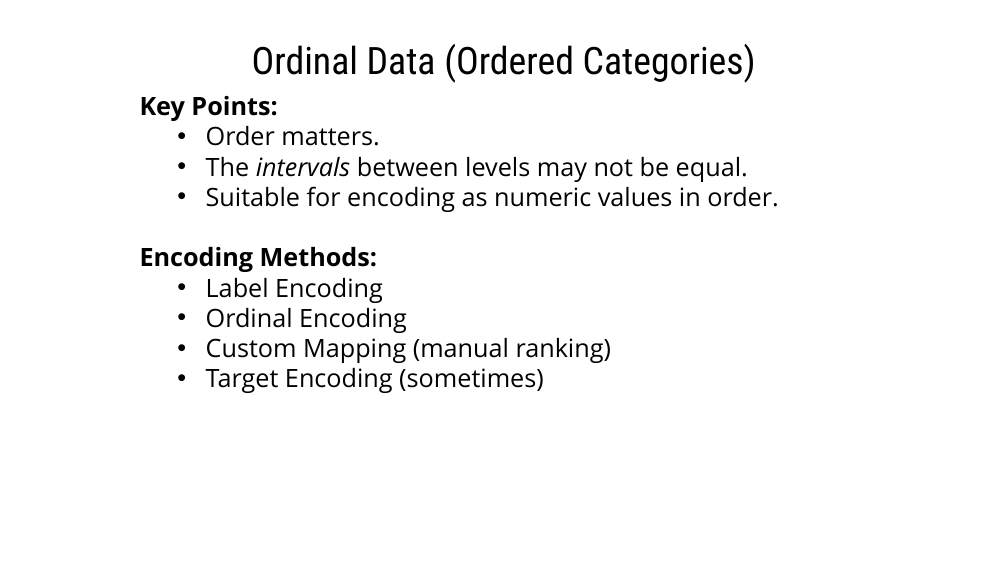
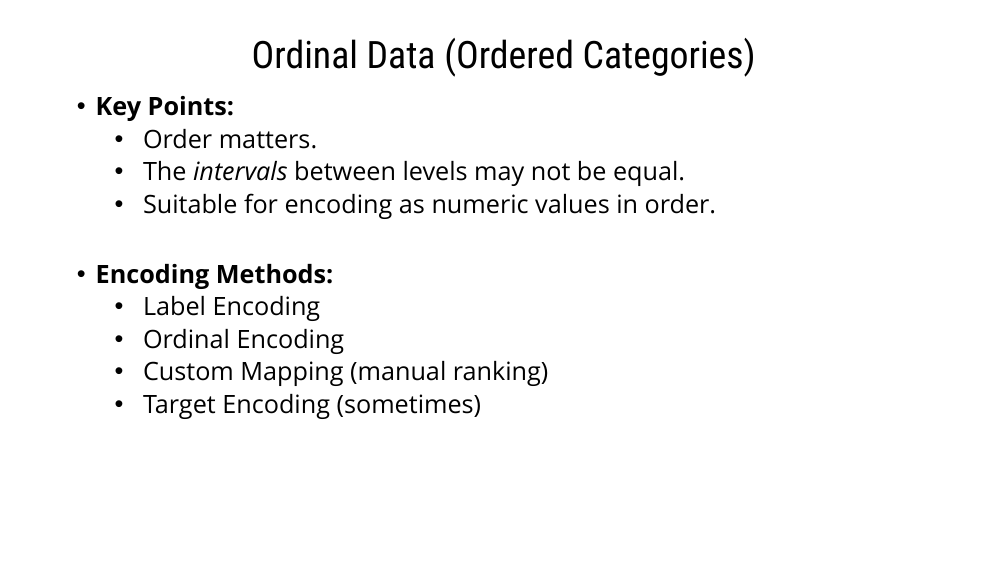
Before and after one commit to gmrr40058/data-science-ml-python-ostad, a slide deck: slide 7 of My Note and Practice/Text to Numerical Data Conversion/Categorical(Text to Numeric) data conversion-CTtN/Categorical Data.pptx (slide 6 before the commit). Drawn at 1008x567 pixels with LibreOffice and Linux fonts; fonts in the diff are those of the drawing. Boxes give left, top, right and bottom in pixels: in the first picture for what was removed or moved away, otherwise in the second. Text is boxed around its words. In the diff, an @@ line names an element or a change of style, - is before the commit and + after.

Commit message:
Slide titles have been added.

```diff
--- a/My Note and Practice/Text to Numerical Data Conversion/Categorical(Text to Numeric) data conversion-CTtN/Categorical Data.pptx
+++ b/My Note and Practice/Text to Numerical Data Conversion/Categorical(Text to Numeric) data conversion-CTtN/Categorical Data.pptx
@@ title "Ordinal Data (Ordered Categories)" at (x1=252, y1=38, x2=756, y2=77): line spacing 1 to 0.9; vertical alignment top to middle @@
@@ text "Key Points:" moved from (x1=140, y1=96, x2=779, y2=393) to (x1=96, y1=96, x2=717, y2=419) @@
@@ text "Key Points:" at (x1=96, y1=96, x2=717, y2=419): bullet none to •; line spacing 1 to 0.9; more space between paragraphs @@
```
Also in this commit, not shown: 7 other slides changed, 4 slides added, 17 slides removed.
